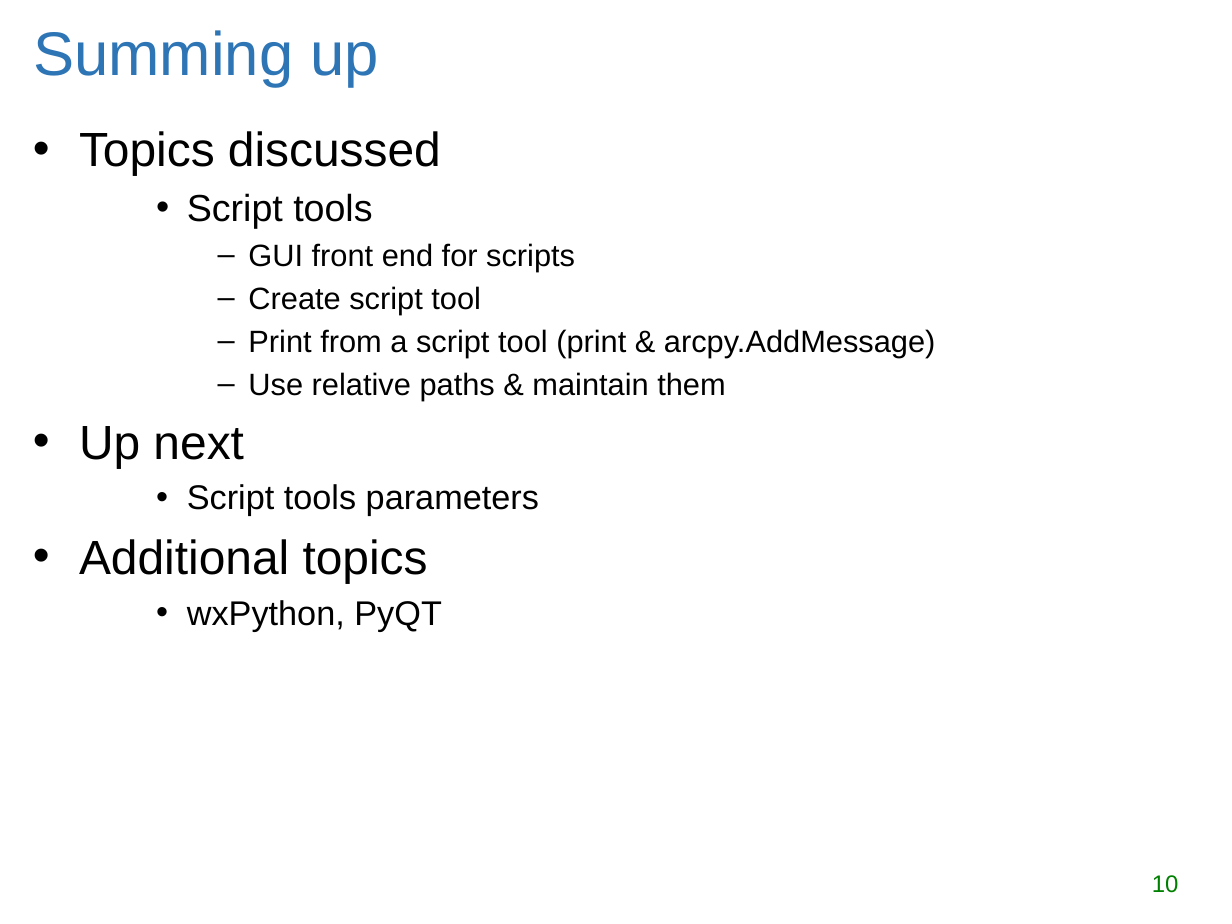
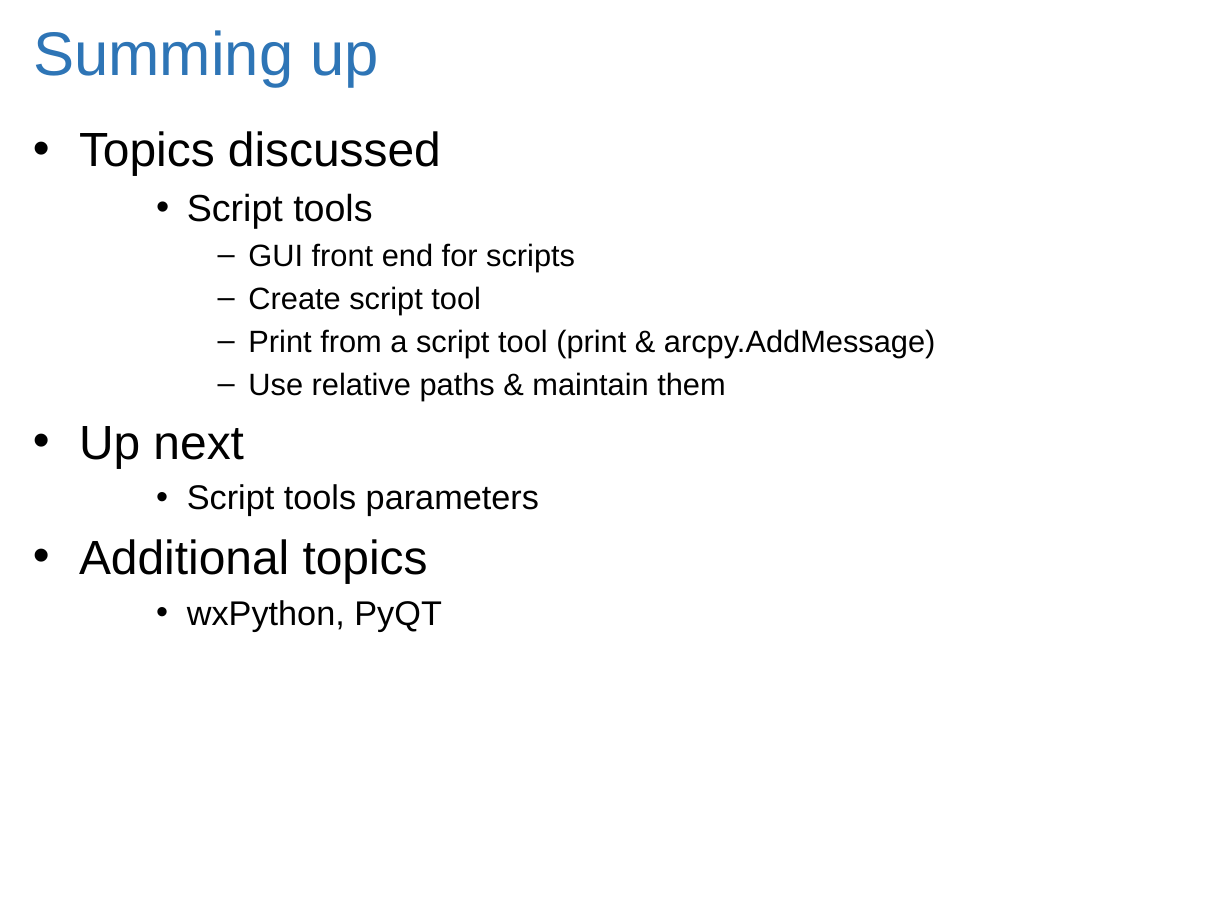
Before and after one commit to lgtateos/gis540, a slide deck: slide 12 of slides/arcScriptTools.pptx (slide 10 before the commit). Drawn at 1232x924 pixels with LibreOffice and Linux fonts; fonts in the diff are those of the drawing. Boxes give left, top, right and bottom in pixels: in the first picture for what was removed or moved away, otherwise in the second. Text is boxed around its words. In the diff, an @@ line names an element or a change of style, - is before the commit and + after.

```diff
--- a/slides/arcScriptTools.pptx
+++ b/slides/arcScriptTools.pptx
@@ page number removed at (x1=1152, y1=875, x2=1179, y2=893) @@
-10
```
Also in this commit, not shown: 9 other slides changed, 2 slides added.
